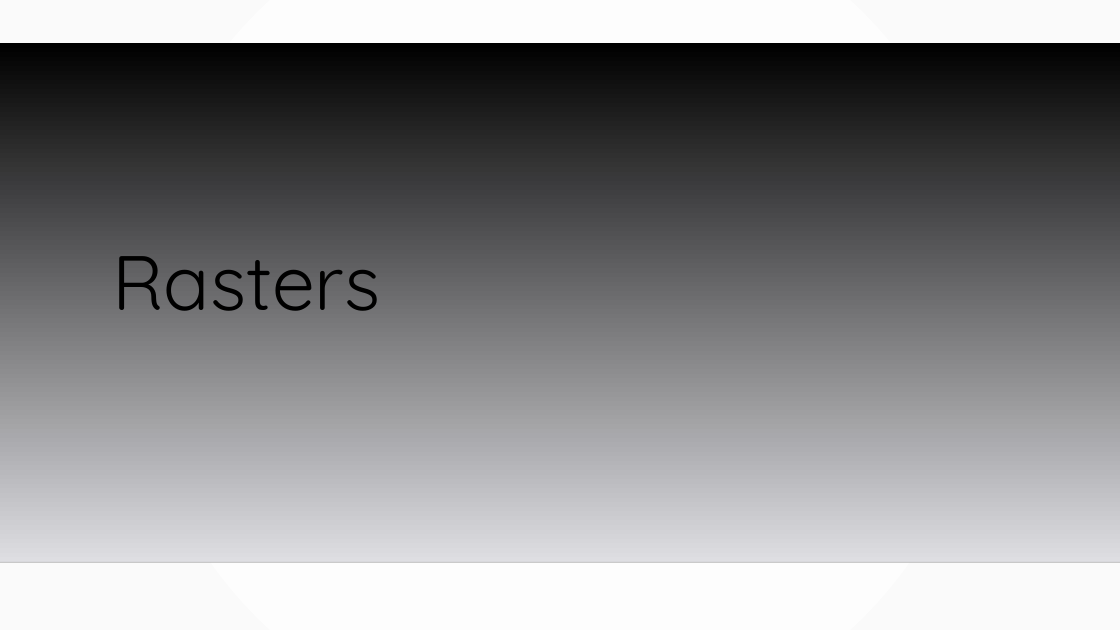
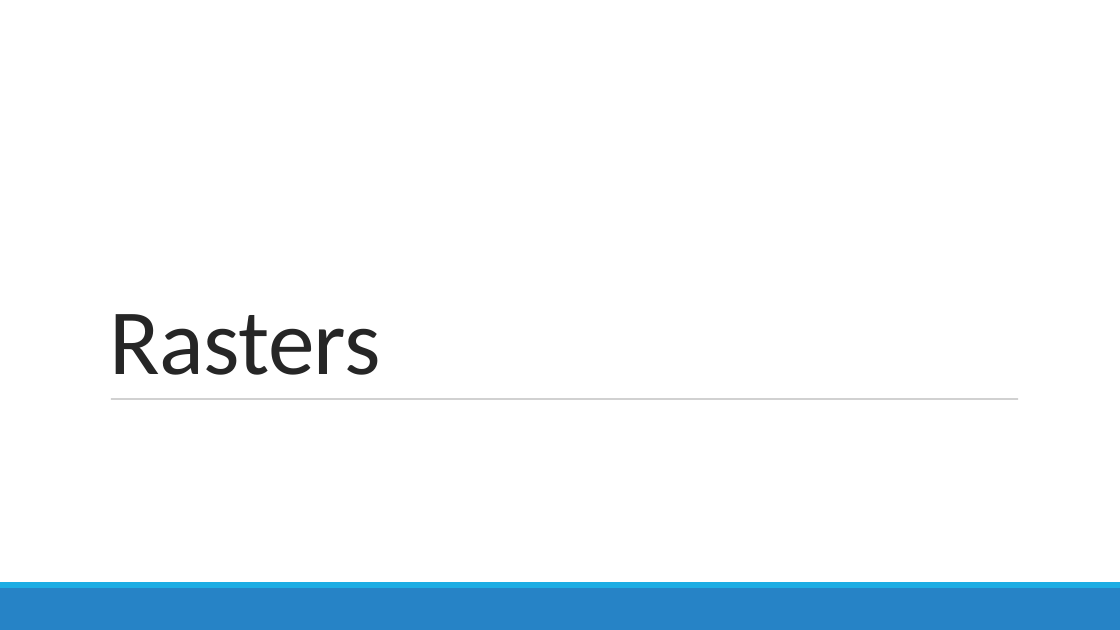
Before and after one commit to MGIS-UMN/GIS5577_week7, a slide deck: slide 1 of Advanced_spatial_queries.odp. Drawn at 1120x630 pixels with LibreOffice and Linux fonts; fonts in the diff are those of the drawing; background and template pictures are left out. Boxes give left, top, right and bottom in pixels: in the first picture for what was removed or moved away, otherwise in the second. Text is boxed around its words. In the diff, an @@ line names an element or a change of style, - is before the commit and + after.

```diff
--- a/Advanced_spatial_queries.odp
+++ b/Advanced_spatial_queries.odp
@@ background gradient #FFFFFF to #FAFAFA to #FFFFFF @@
@@ freeform shape removed at (x1=0, y1=43, x2=1120, y2=562) @@
@@ title "Rasters" moved from (x1=112, y1=256, x2=381, y2=311) to (x1=109, y1=314, x2=380, y2=375) @@
@@ title "Rasters" at (x1=109, y1=314, x2=380, y2=375): size 66 to 80 pt, font Quicksand to Calibri, text colour #000000 to #262626, letter spacing 0 to -0.5 pt; line spacing 0.9 to 0.85 @@
@@ line added from (111, 399) to (1018, 399), #7F7F7F 0.51 pt @@
@@ line removed from (0, 562) to (1120, 562) @@
@@ freeform shape added at (x1=0, y1=588, x2=1120, y2=630), fill #2683C6 @@
@@ freeform shape added at (x1=0, y1=582, x2=1120, y2=588), fill #1CADE4 @@
```
Also in this commit, not shown: 7 other slides changed.
